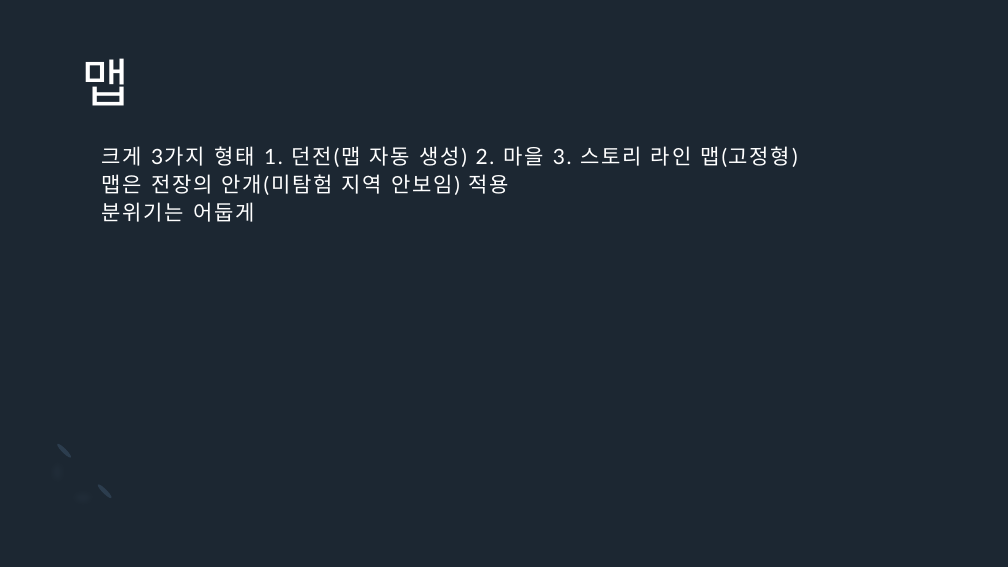
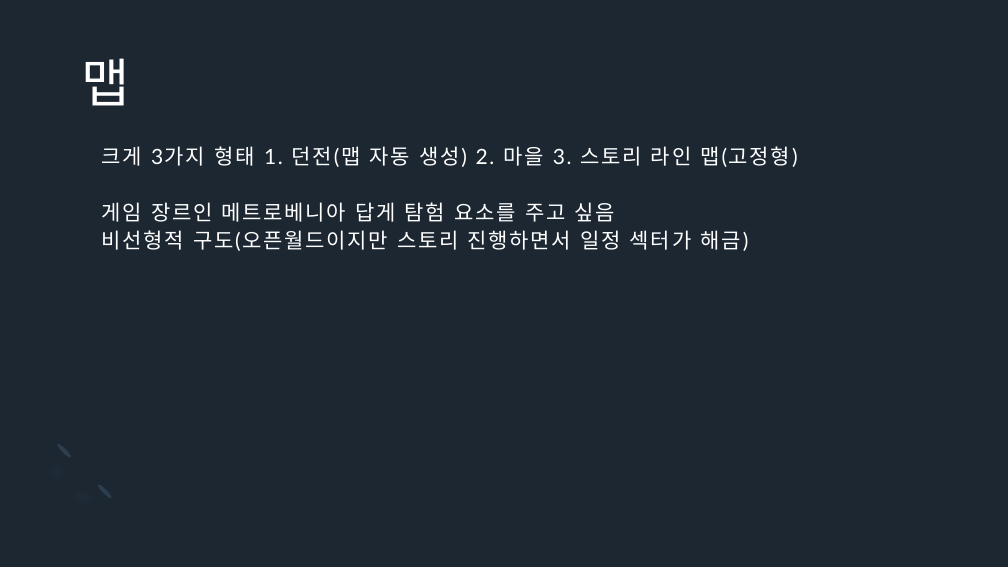
Before and after one commit to Icloy/2D_Roguelike, a slide deck: slide 10 of 기획서.pptx (slide 9 before the commit). Drawn at 1008x567 pixels with LibreOffice and Linux fonts; fonts in the diff are those of the drawing. Boxes give left, top, right and bottom in pixels: in the first picture for what was removed or moved away, otherwise in the second. Text is boxed around its words. In the diff, an @@ line names an element or a change of style, - is before the commit and + after.

```diff
--- a/기획서.pptx
+++ b/기획서.pptx
@@ title at <box>101,146,798,251</box>: text changed @@
-크게 3가지 형태 1. 던전(맵 자동 생성) 2. 마을 3. 스토리 라인 맵(고정형)
-맵은 전장의 안개(미탐험 지역 안보임) 적용
-분위기는 어둡게
+크게 3가지 형태 1. 던전(맵 자동 생성) 2. 마을 3. 스토리 라인 맵(고정형)
+게임 장르인 메트로베니아 답게 탐험 요소를 주고 싶음
+비선형적 구도(오픈월드이지만 스토리 진행하면서 일정 섹터가 해금)
```
Also in this commit, not shown: 6 other slides changed, 5 slides added, 1 slide removed.
